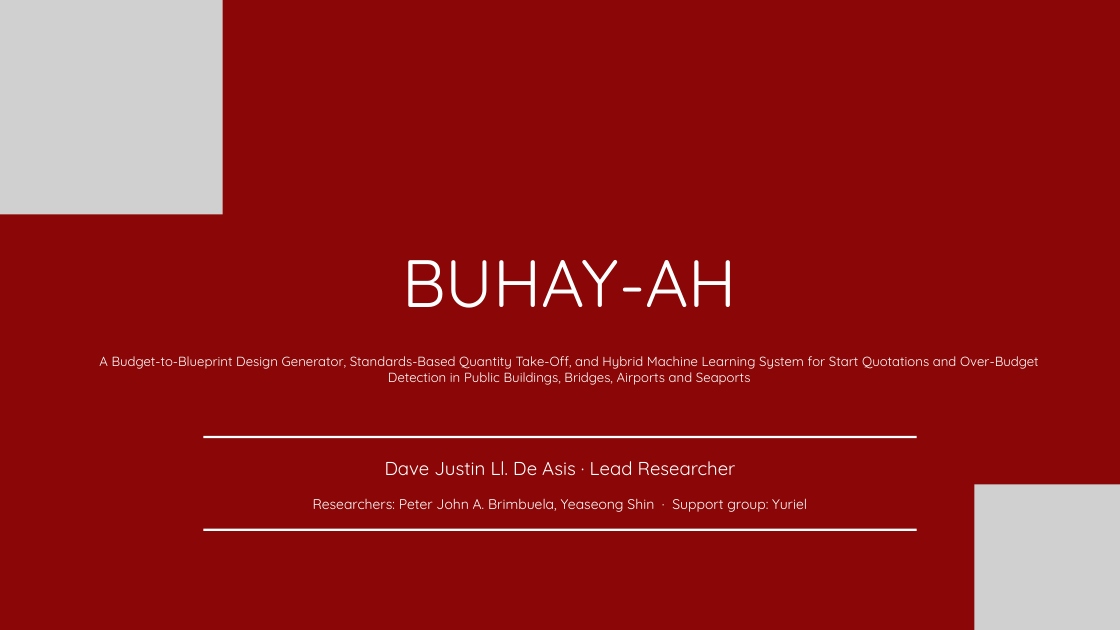
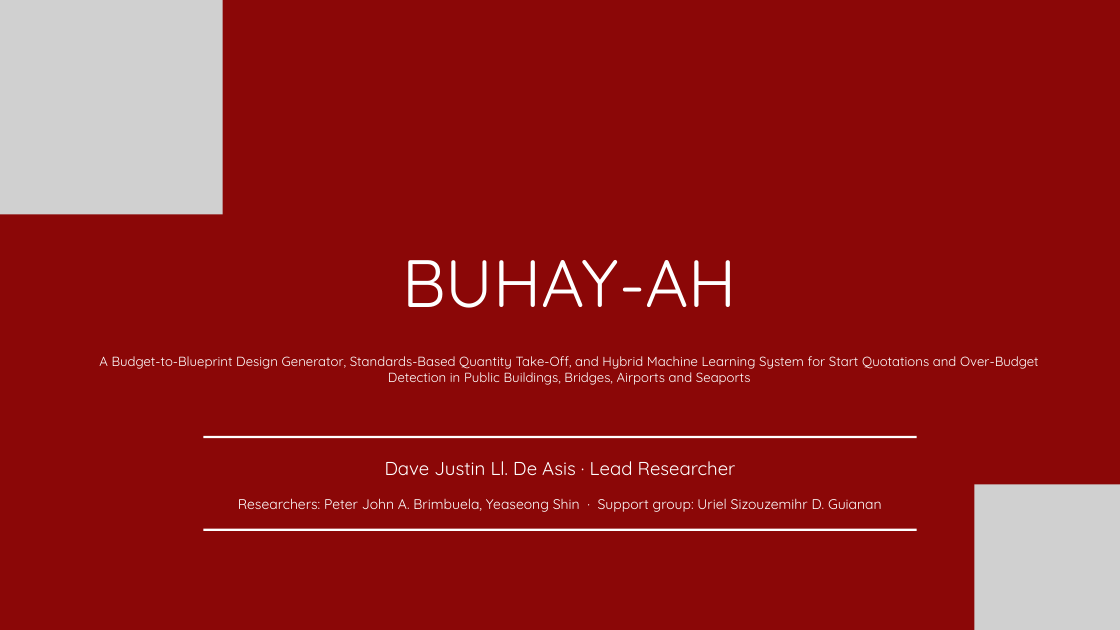
Before and after one commit to pogi6969/BUHAY-AH-A-FIGHT-AGAINTS-CORRUPTION-, a slide deck: slide 1 of docs/downloads/BUHAY-AH-PR2-Full-Research.pptx. Drawn at 1120x630 pixels with LibreOffice and Linux fonts; fonts in the diff are those of the drawing; grey boxes stand for pictures; background and template pictures are left out. Boxes give left, top, right and bottom in pixels: in the first picture for what was removed or moved away, otherwise in the second. Text is boxed around its words. In the diff, an @@ line names an element or a change of style, - is before the commit and + after.

```diff
--- a/docs/downloads/BUHAY-AH-PR2-Full-Research.pptx
+++ b/docs/downloads/BUHAY-AH-PR2-Full-Research.pptx
@@ text at <box>238,498,882,512</box>: text changed @@
-Researchers: Peter John A. Brimbuela, Yeaseong Shin · Support group: Yuriel
+Researchers: Peter John A. Brimbuela, Yeaseong Shin · Support group: Uriel Sizouzemihr D. Guianan
```
Also in this commit, not shown: 17 other files.
